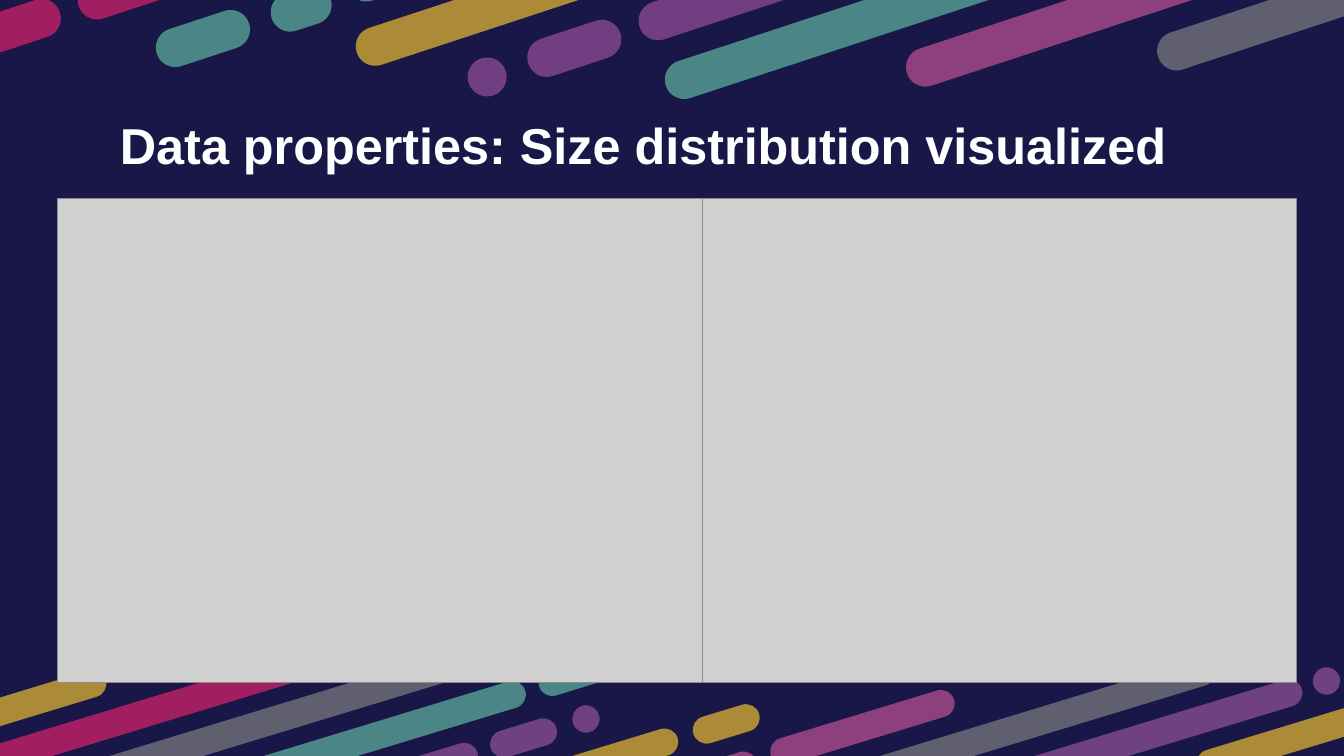
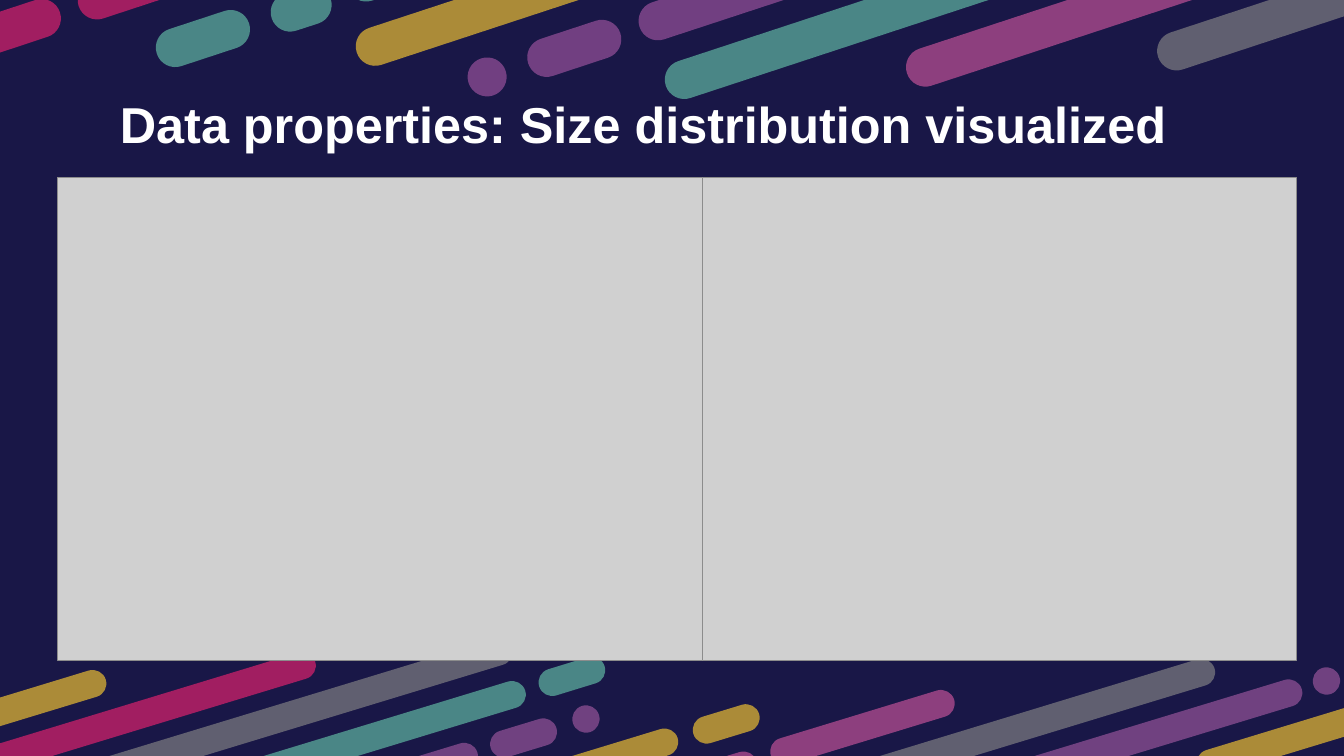
Before and after one commit to htnminh/optimization-project, a slide deck: slide 22 of presentation/General 2D Bin Packing Problem.pptx. Drawn at 1344x756 pixels with LibreOffice and Linux fonts; fonts in the diff are those of the drawing; grey boxes stand for pictures. Boxes give left, top, right and bottom in pixels: in the first picture for what was removed or moved away, otherwise in the second. Text is boxed around its words. In the diff, an @@ line names an element or a change of style, - is before the commit and + after.

```diff
--- a/presentation/General 2D Bin Packing Problem.pptx
+++ b/presentation/General 2D Bin Packing Problem.pptx
@@ 2 pictures, 1 text: place and size @@
-2 pictures, 1 text at <box>57,127,1297,683</box>
+2 pictures, 1 text at <box>57,106,1297,661</box>
```
Also in this commit, not shown: 13 other slides changed, 5 slides added, 19 other files.
